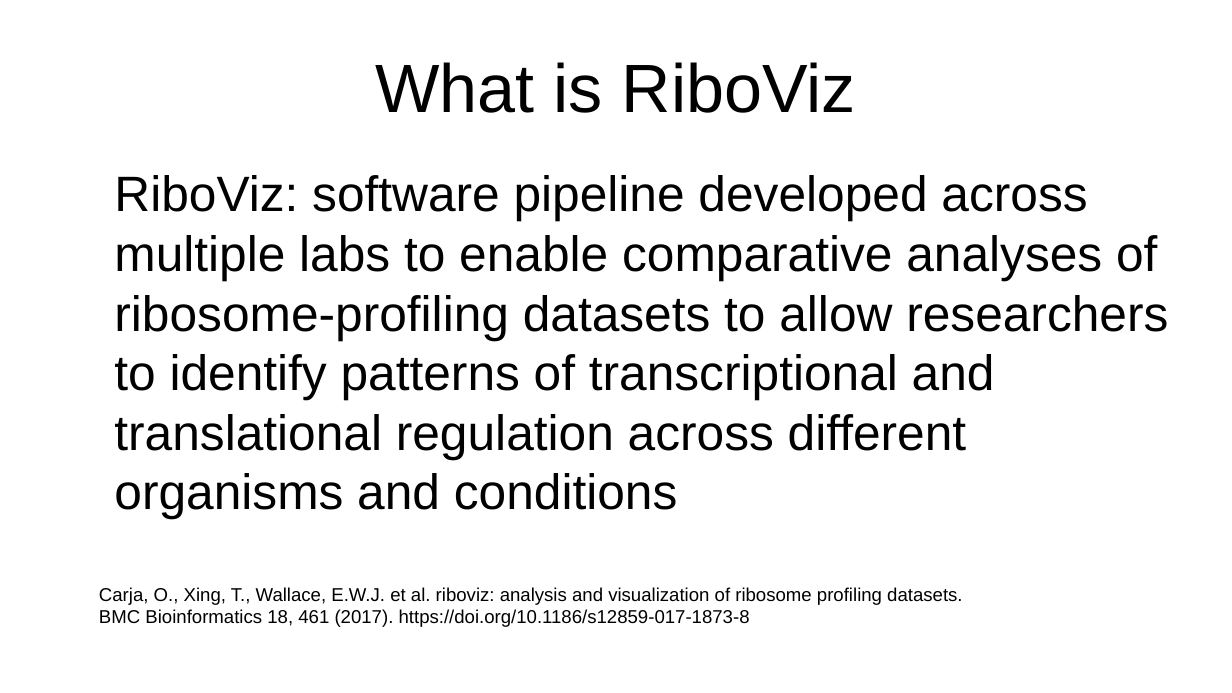
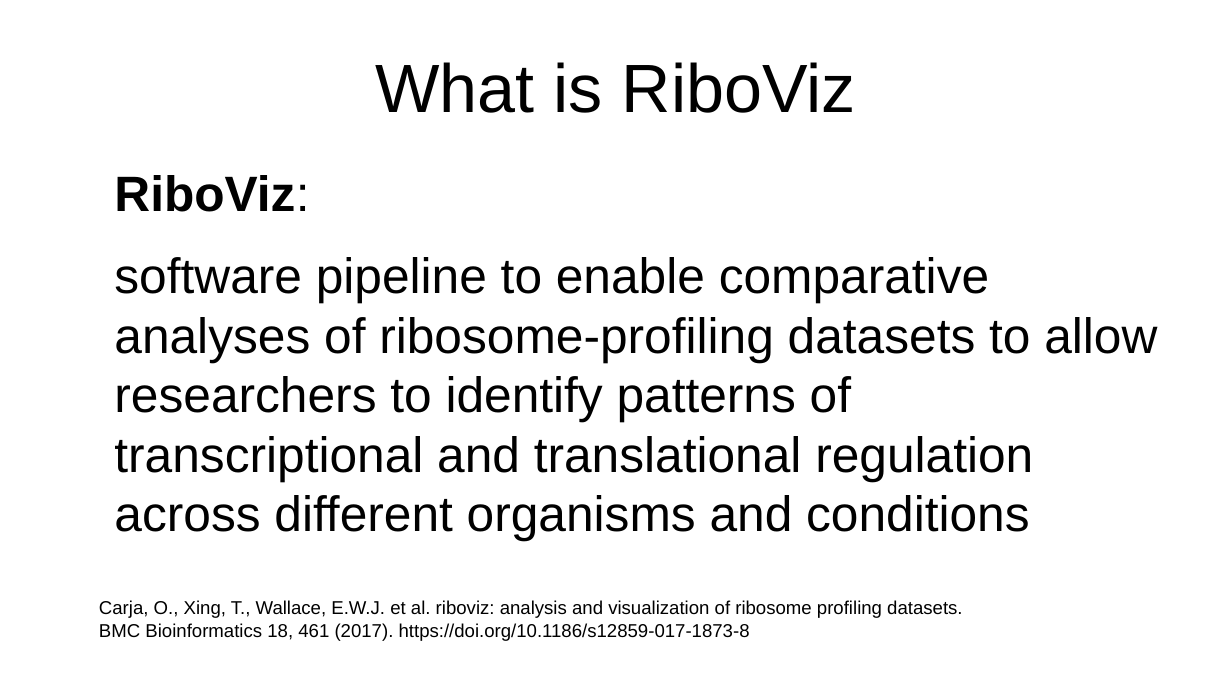
Before and after one commit to FlicAnderson/LabTalk-RiboViz, a slide deck: slide 4 of LabTalk.odp. Drawn at 1232x693 pixels with LibreOffice and Linux fonts; fonts in the diff are those of the drawing. Boxes give left, top, right and bottom in pixels: in the first picture for what was removed or moved away, otherwise in the second. Text is boxed around its words. In the diff, an @@ line names an element or a change of style, - is before the commit and + after.

```diff
--- a/LabTalk.odp
+++ b/LabTalk.odp
@@ text at bbox=[114, 175, 1157, 541]: text changed @@
-RiboViz: software pipeline developed across multiple labs to enable comparative analyses of ribosome-profiling datasets to allow researchers to identify patterns of transcriptional and translational regulation across different organisms and conditions
+RiboViz:
+software pipeline to enable comparative analyses of ribosome-profiling datasets to allow researchers to identify patterns of transcriptional and translational regulation across different organisms and conditions
@@ text "Carja, O., Xing, T., Wallace, ...": place and size @@
-text "Carja, O., Xing, T., Wallace, ..." at bbox=[99, 587, 962, 627]
+text "Carja, O., Xing, T., Wallace, ..." at bbox=[99, 600, 962, 641]
```
Also in this commit, not shown: 21 other slides changed, 4 slides added, 10 slides removed.
